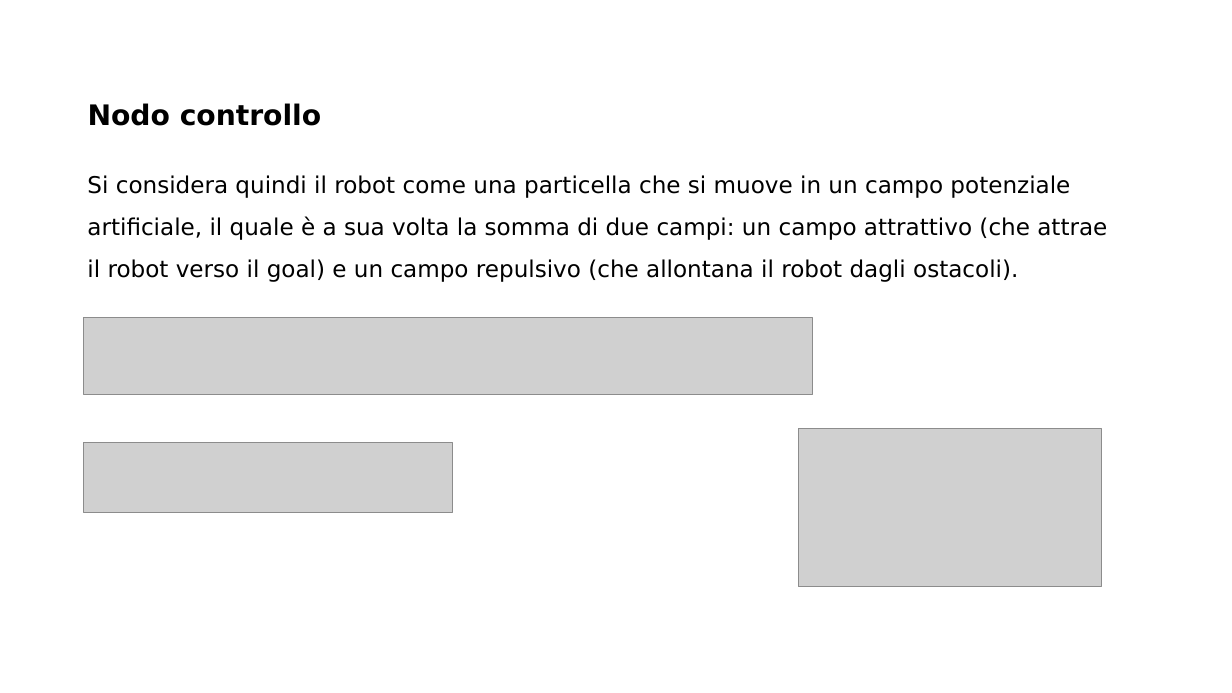
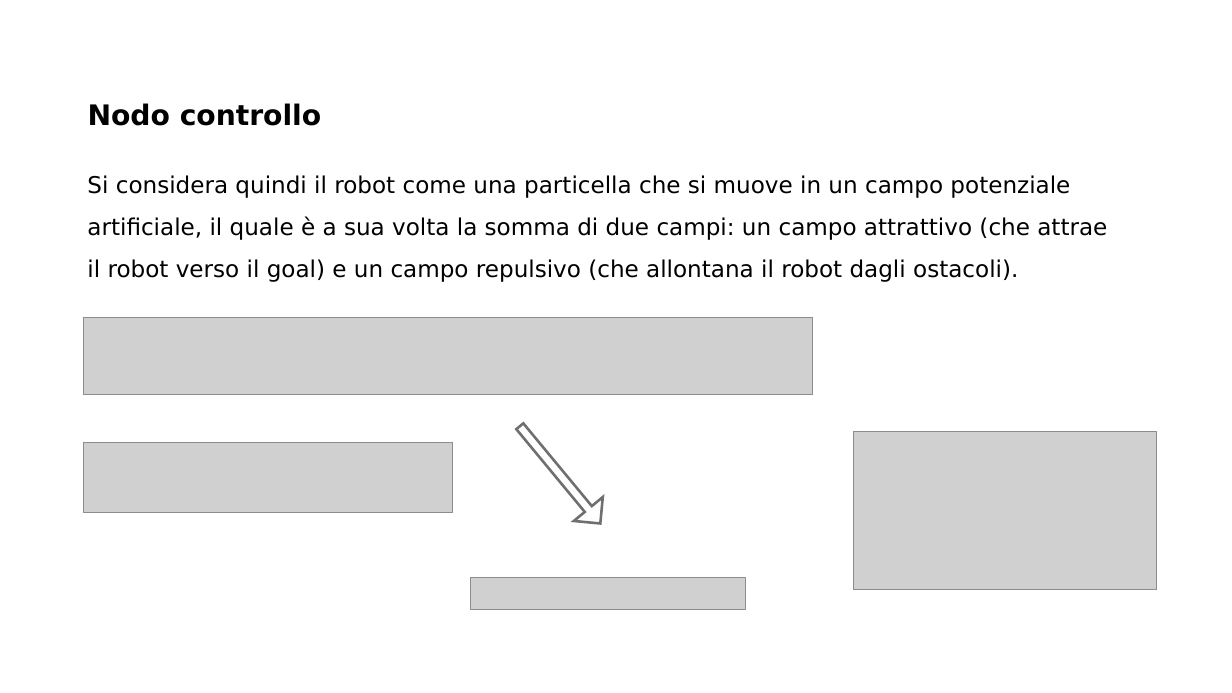
Before and after one commit to MarcoMinarelli/Rover_LabAuto, a slide deck: slide 8 of Presentazione LabAuto.pptx. Drawn at 1232x693 pixels with LibreOffice and Linux fonts; fonts in the diff are those of the drawing; grey boxes stand for pictures; background and template pictures are left out. Boxes give left, top, right and bottom in pixels: in the first picture for what was removed or moved away, otherwise in the second. Text is boxed around its words. In the diff, an @@ line names an element or a change of style, - is before the commit and + after.

```diff
--- a/Presentazione LabAuto.pptx
+++ b/Presentazione LabAuto.pptx
@@ down arrow added at box(506, 415, 616, 536), fill #FFFFFF, outline #707070 2 pt @@
@@ picture: place and size @@
-picture at box(799, 429, 1102, 588)
+picture at box(854, 432, 1157, 591)
@@ picture added at box(470, 578, 746, 610) @@
```
Also in this commit, not shown: 4 other slides changed.
